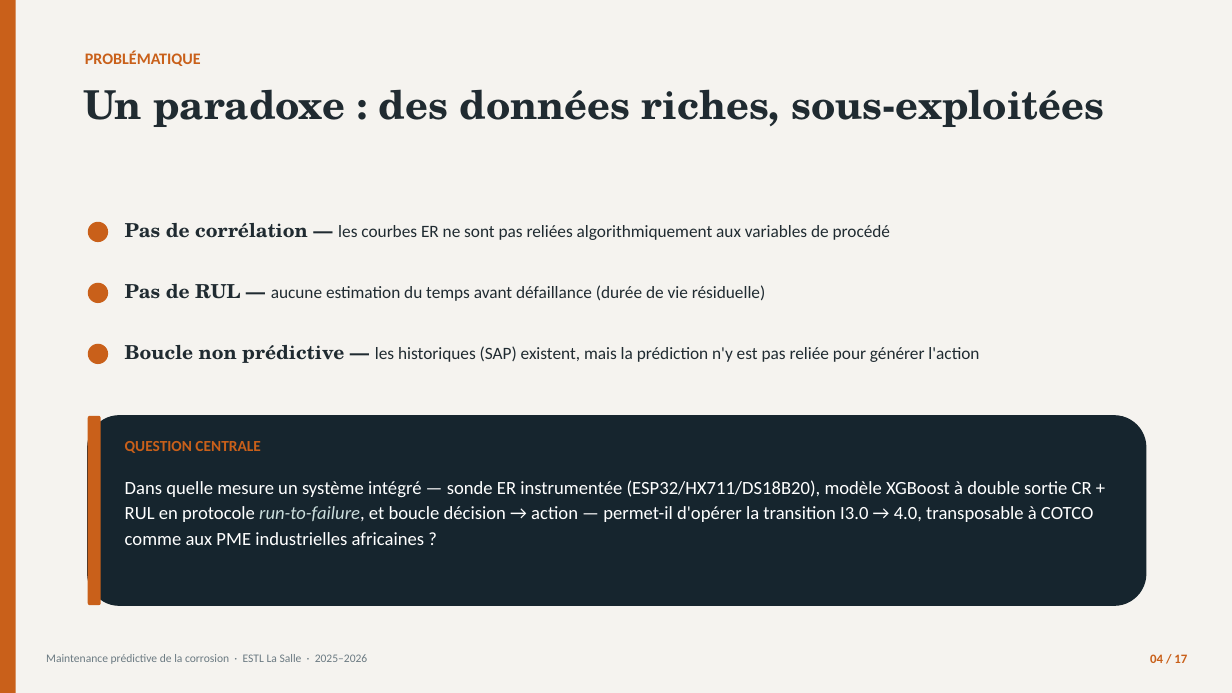
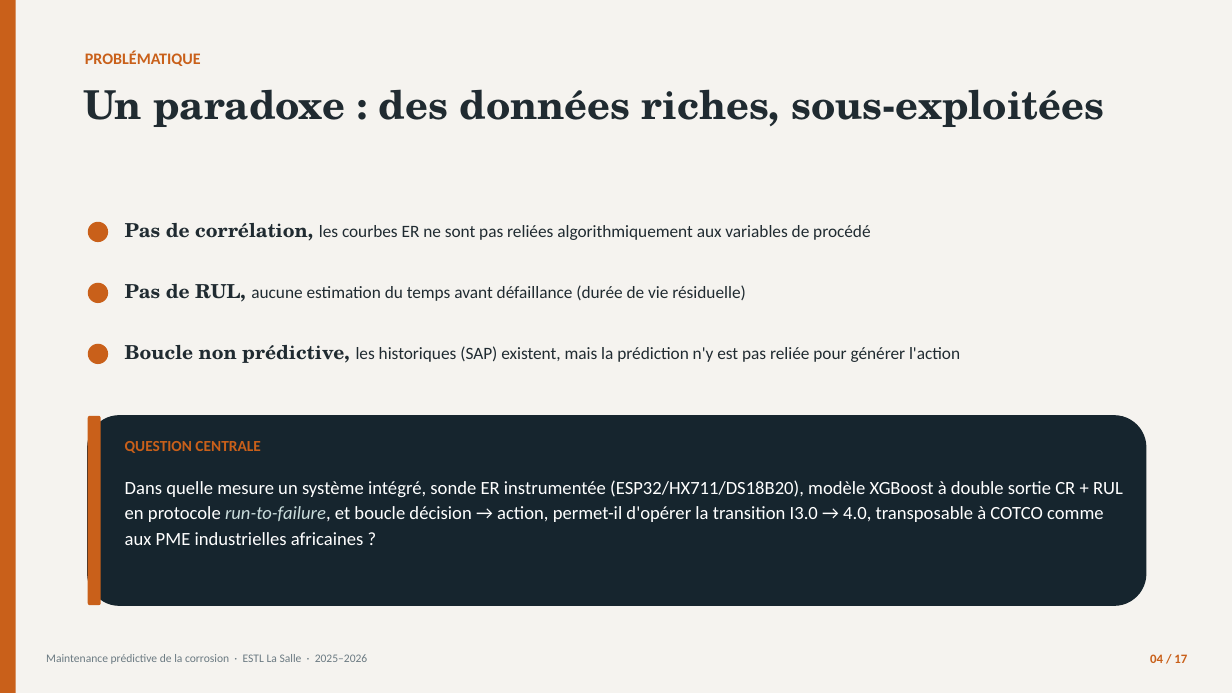
Before and after one commit to londola13/predictive-maintenance-corrosion, a slide deck: slide 4 of soutenance/Soutenance_Corrosion_BATOUMBI.pptx. Drawn at 1232x693 pixels with LibreOffice and Linux fonts; fonts in the diff are those of the drawing. Boxes give left, top, right and bottom in pixels: in the first picture for what was removed or moved away, otherwise in the second. Text is boxed around its words. In the diff, an @@ line names an element or a change of style, - is before the commit and + after.

```diff
--- a/soutenance/Soutenance_Corrosion_BATOUMBI.pptx
+++ b/soutenance/Soutenance_Corrosion_BATOUMBI.pptx
@@ text at (x1=125, y1=223, x2=870, y2=241): text changed @@
-Pas de corrélation — les courbes ER ne sont pas reliées algorithmiquement aux variables de procédé
+Pas de corrélation, les courbes ER ne sont pas reliées algorithmiquement aux variables de procédé
@@ text at (x1=125, y1=284, x2=746, y2=302): text changed @@
-Pas de RUL — aucune estimation du temps avant défaillance (durée de vie résiduelle)
+Pas de RUL, aucune estimation du temps avant défaillance (durée de vie résiduelle)
@@ text at (x1=125, y1=345, x2=960, y2=363): text changed @@
-Boucle non prédictive — les historiques (SAP) existent, mais la prédiction n'y est pas reliée pour générer l'action
+Boucle non prédictive, les historiques (SAP) existent, mais la prédiction n'y est pas reliée pour générer l'action
@@ text at (x1=125, y1=480, x2=1123, y2=545): text changed @@
-Dans quelle mesure un système intégré — sonde ER instrumentée (ESP32/HX711/DS18B20), modèle XGBoost à double sortie CR + RUL en protocole run-to-failure, et boucle décision → action — permet-il d'opérer la transition I3.0 → 4.0, transposable à COTCO comme aux PME industrielles africaines ?
+Dans quelle mesure un système intégré, sonde ER instrumentée (ESP32/HX711/DS18B20), modèle XGBoost à double sortie CR + RUL en protocole run-to-failure, et boucle décision → action, permet-il d'opérer la transition I3.0 → 4.0, transposable à COTCO comme aux PME industrielles africaines ?
```
Also in this commit, not shown: 11 other slides changed, 2 other files.
